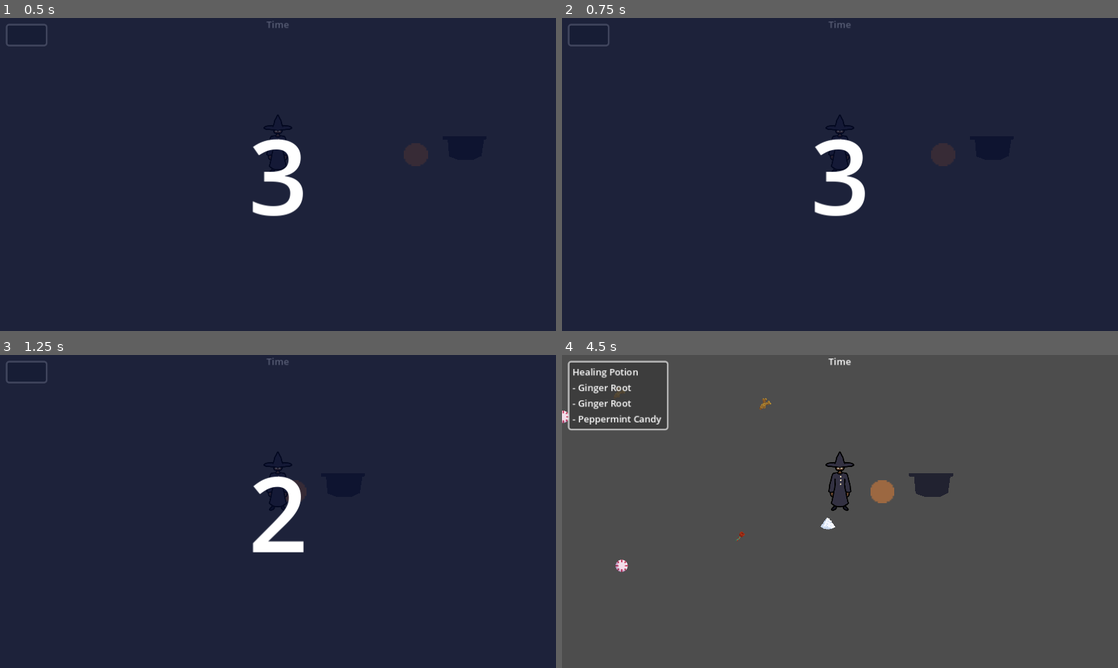
Above: before the commit, frames 1-4 (two rows, left to right).
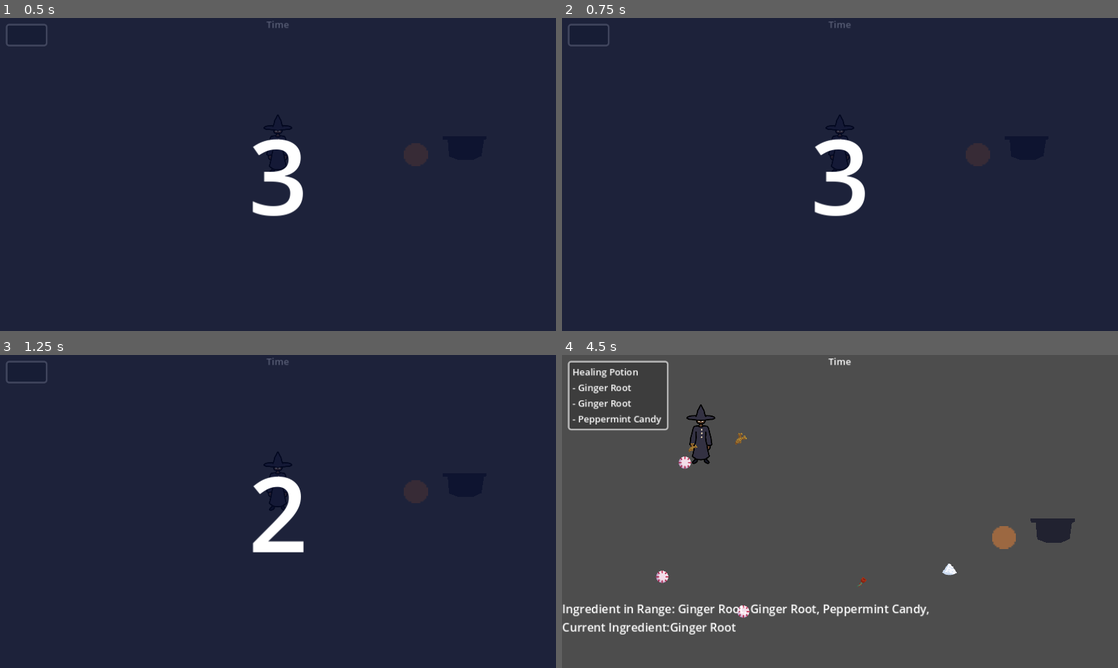
Above: after the commit, the same moments.

Repository: aryuserious/witch-in-training
Game: Godot game, scene res://scenes/level_1.tscn
Two runs of this game, one before a commit and one after it. Both use one fixed random seed, a clock stepped at 60 frames per second and the inputs below.
Inputs:
- Up to frame 1 (0.5 s): no input
- Up to frame 2 (0.75 s): tap Enter at 0.5 s; hold D (right) from 0.53 s (still down); tap Q (drop) at 0.6 s
- Up to frame 3 (1.25 s): keep holding D (right)
- Up to frame 4 (4.5 s): release D (right) at 1.28 s; hold S (down) 1.28-2.03 s; tap one key every 0.75 s from 1.35 s: E (pickup) 1 (show-hide stats) Q (drop) E (pickup) 1 (show-hide stats); hold D (right) 2.03-2.78 s; hold W (up) 2.78-3.53 s; hold A (left) from 3.53 s (still down)

Frame 1 is identical in both runs. In frame 2, 0.5% of the frame differs, in the area x 66-77%, y 40-48%; in frame 3, 0.3%; in frame 4, 4.6%, in the area x 0-93%, y 11-90%.

Commit message:
game now uses get_tree().paused and also camera has drag - game starts paused and unpauses after countdown - HUD processes Always, StartTimer processes WhenPaused - because the player process mode is Pausable, meaning you can't move until after the countdown

Diff:
--- a/scenes/level_1.tscn
+++ b/scenes/level_1.tscn
@@ -15,6 +15,12 @@
 position = Vector2(479, 234)
 
 [node name="Camera2D" type="Camera2D" parent="Player"]
+drag_horizontal_enabled = true
+drag_vertical_enabled = true
+drag_left_margin = 0.5
+drag_top_margin = 0.3
+drag_right_margin = 0.5
+drag_bottom_margin = 0.5
 
 [node name="Cauldron" parent="." instance=ExtResource("3_7uji8")]
 position = Vector2(803, 202)
@@ -27,9 +33,11 @@
 visible = false
 
 [node name="HUD" parent="." node_paths=PackedStringArray("cauldron") instance=ExtResource("6_mlbeg")]
+process_mode = 3
 cauldron = NodePath("../Cauldron")
 
 [node name="StartTimer" type="Timer" parent="."]
+process_mode = 2
 wait_time = 3.0
 one_shot = true
 autostart = true
--- a/scripts/hud.gd
+++ b/scripts/hud.gd
@@ -34,3 +34,4 @@
 func _on_start_timer_timeout():
     $Start.visible = false
     cauldron.select_potion()
+    get_tree().paused = false
--- a/scripts/level_1.gd
+++ b/scripts/level_1.gd
@@ -10,6 +10,7 @@
 
 func _ready():
     cauldron.connect("new_potion", _on_cauldron_new_potion)
+    get_tree().paused = true
 
 
 func _process(_delta):
